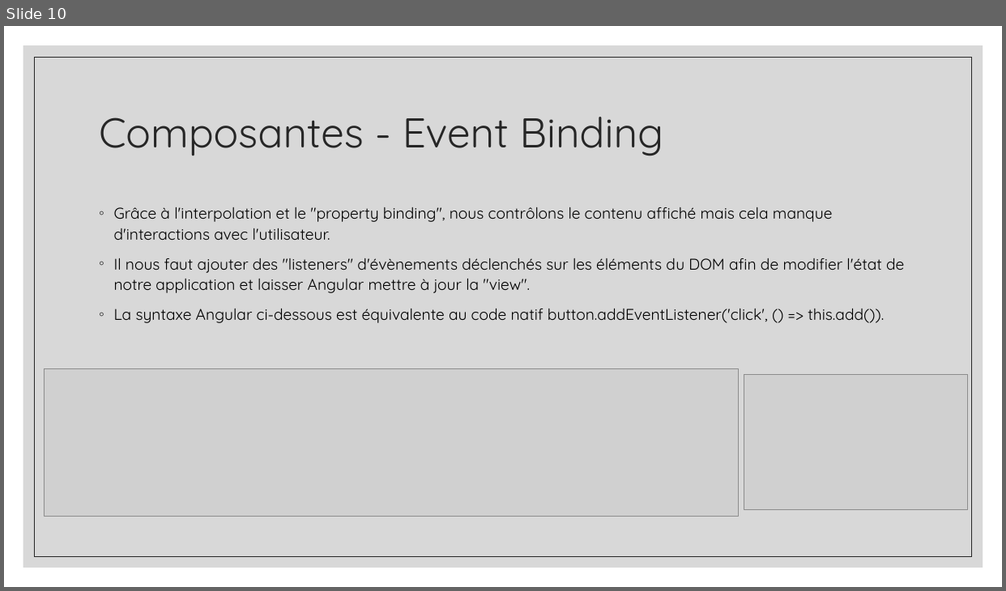
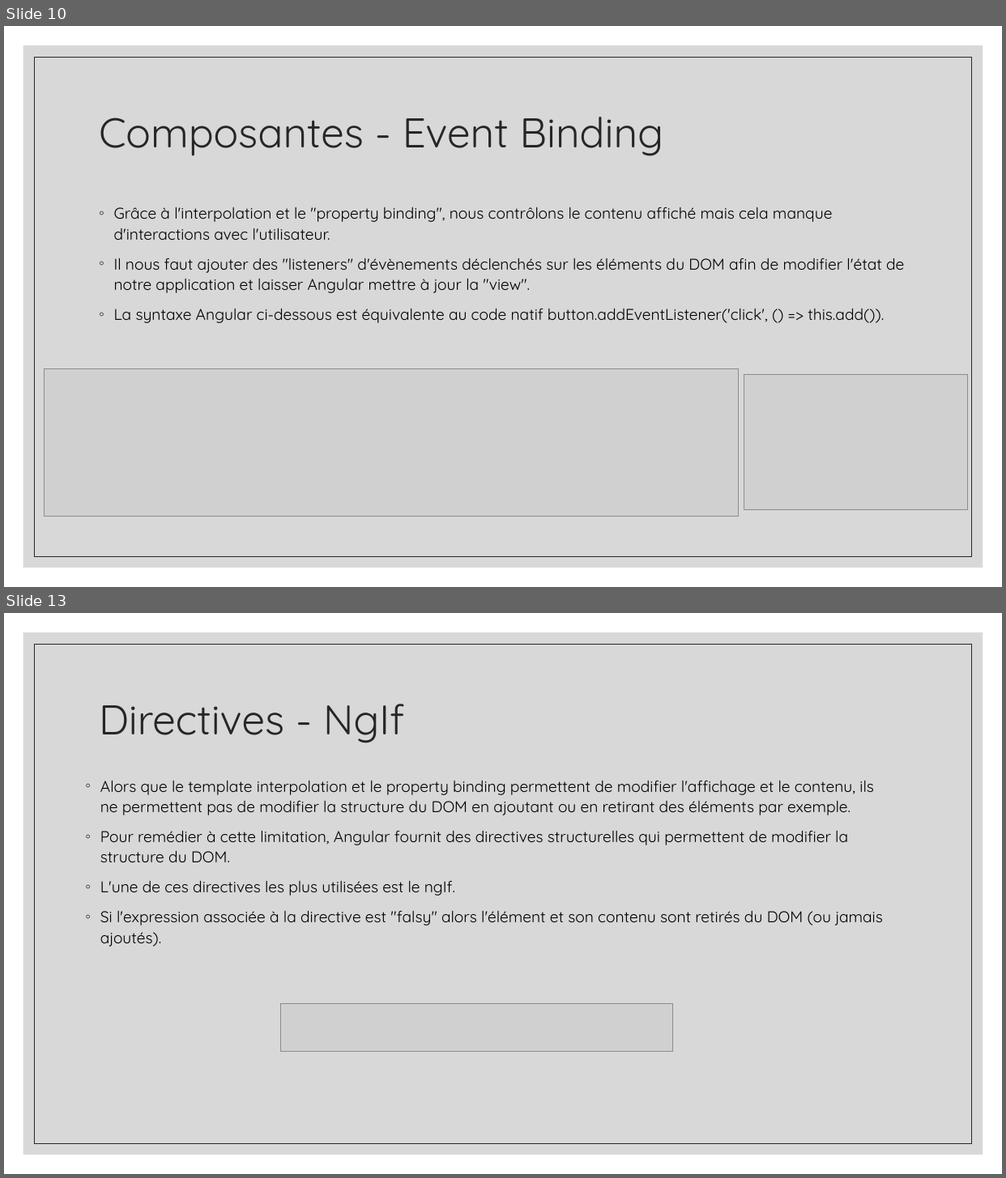
Before and after one commit to ayoubelabassi/todolist, a slide deck: task/ANGULAR.pptx. Shown one above the other, each under a label of ours: slide 10 before the commit, slides 10 and 13 after it; the slides between them are not shown. The pictures are 1006x591 and 1006x1178 pixels, drawn with LibreOffice and Linux fonts; fonts in the diff are those of the drawing; grey boxes stand for pictures. Boxes give left, top, right and bottom in pixels: in the first picture for what was removed or moved away, otherwise in the second. Text is boxed around its words. In the diff, an @@ line names an element or a change of style, - is before the commit and + after.

```diff
--- a/task/ANGULAR.pptx
+++ b/task/ANGULAR.pptx
@@ slide 13 added at bbox=[4, 613, 1002, 1174], background #FFFFFF; not listed: 2 template elements that a slide beside it also shows @@
@@ title added at bbox=[99, 704, 404, 743], 40 pt, text #262626 @@
+Directives - NgIf
@@ text added at bbox=[100, 781, 882, 947], 15 pt, text #000000 @@
+◦ Alors que le template interpolation et le property binding permettent de modifier l'affichage et le contenu, ils ne permettent pas de modifier la structure du DOM en ajoutant ou en retirant des éléments par exemple.
+◦ Pour remédier à cette limitation, Angular fournit des directives structurelles qui permettent de modifier la structure du DOM.
+◦ L'une de ces directives les plus utilisées est le ngIf.
+◦ Si l'expression associée à la directive est "falsy" alors l'élément et son contenu sont retirés du DOM (ou jamais ajoutés).
@@ picture added at bbox=[281, 1003, 673, 1053] @@
```
Also in this commit, not shown: 1 slide changed, 6 other slides added, 1 slide removed, 1 other file.
